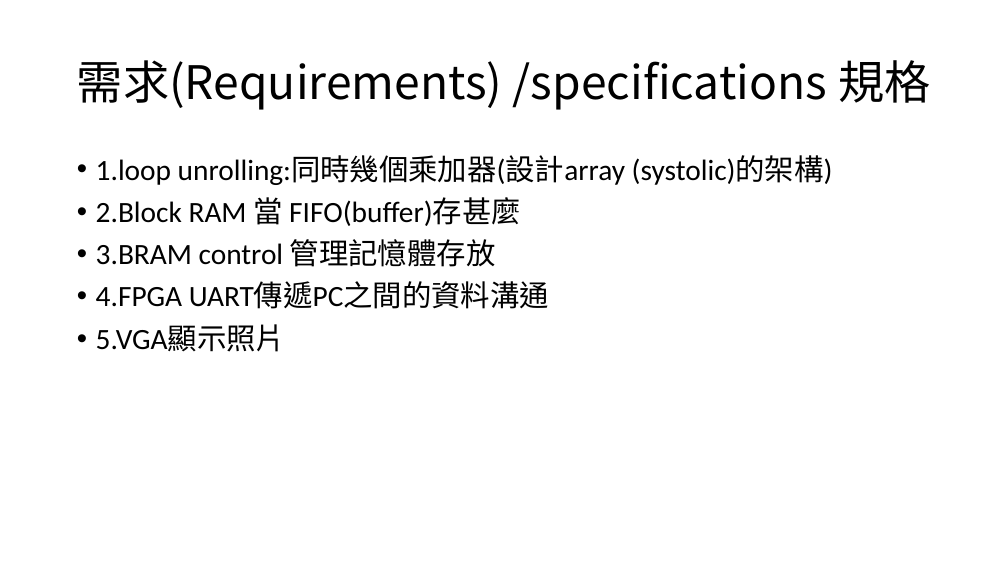
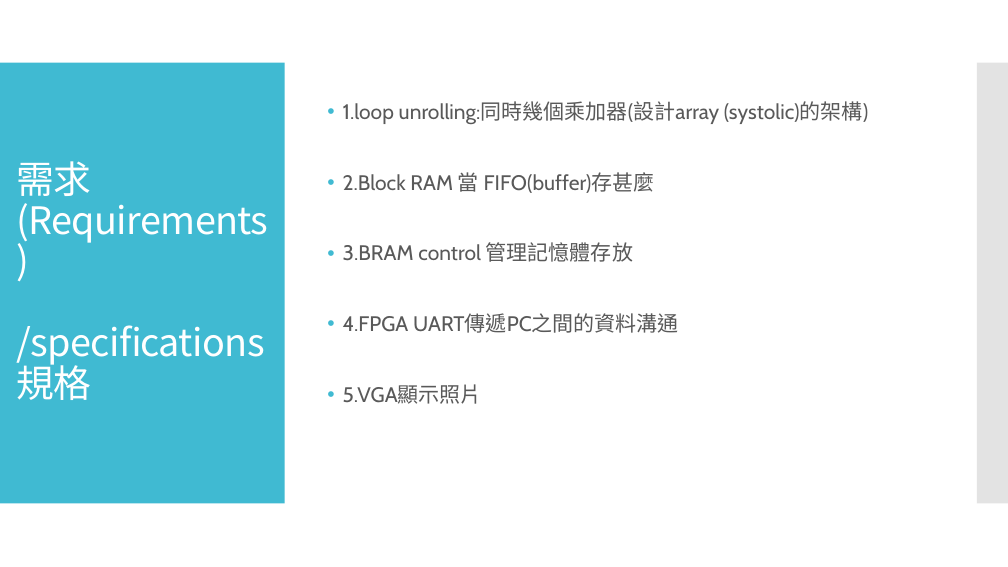
Before and after one commit to BBS86x1023/FPGA-simple-TPU, a slide deck: slide 5 of FPGA Final Project.pptx. Drawn at 1008x567 pixels with LibreOffice and Linux fonts; fonts in the diff are those of the drawing. Boxes give left, top, right and bottom in pixels: in the first picture for what was removed or moved away, otherwise in the second. Text is boxed around its words. In the diff, an @@ line names an element or a change of style, - is before the commit and + after.

Commit message:
FPGA_simpe_tPU

```diff
--- a/FPGA Final Project.pptx
+++ b/FPGA Final Project.pptx
@@ rectangle added at box(0, 63, 285, 504), fill #40BAD2 @@
@@ text "1.loop unrolling:同時幾個乘加器(設計array (systolic)的架構)": place and size @@
-text "1.loop unrolling:同時幾個乘加器(設計array (systolic)的架構)" at box(96, 155, 833, 352)
+text "1.loop unrolling:同時幾個乘加器(設計array (systolic)的架構)" at box(343, 102, 868, 404)
@@ text "1.loop unrolling:同時幾個乘加器(設計array (systolic)的架構)" at box(343, 102, 868, 404): size 28 to 20 pt, font Calibri to Cabin, text colour #000000 to #595959; indent changed; more space between paragraphs; vertical alignment top to middle @@
@@ rectangle added at box(977, 63, 1008, 504), fill #C8C8C8 at 50% opacity @@
@@ title "需求(Requirements) /specifications 規格": place and size @@
-title "需求(Requirements) /specifications 規格" at box(77, 60, 930, 110)
+title "需求(Requirements) /specifications 規格" at box(16, 161, 268, 400)
@@ title "需求(Requirements) /specifications 規格" at box(16, 161, 268, 400): size 44 to 36 pt, text colour #000000 to #FFFFFF, letter spacing 0 to -0.6 pt @@
```
Also in this commit, not shown: 20 other slides changed, 8 slides added, 7 slides removed.
